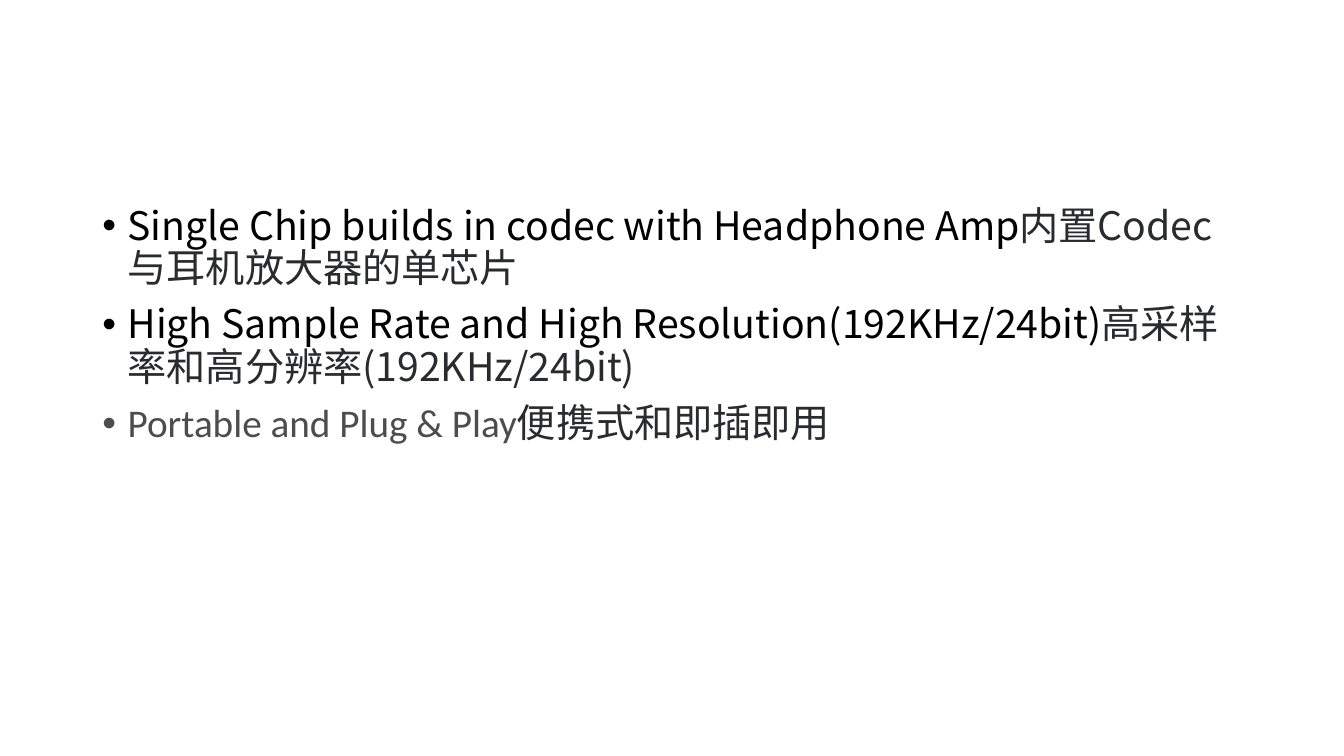
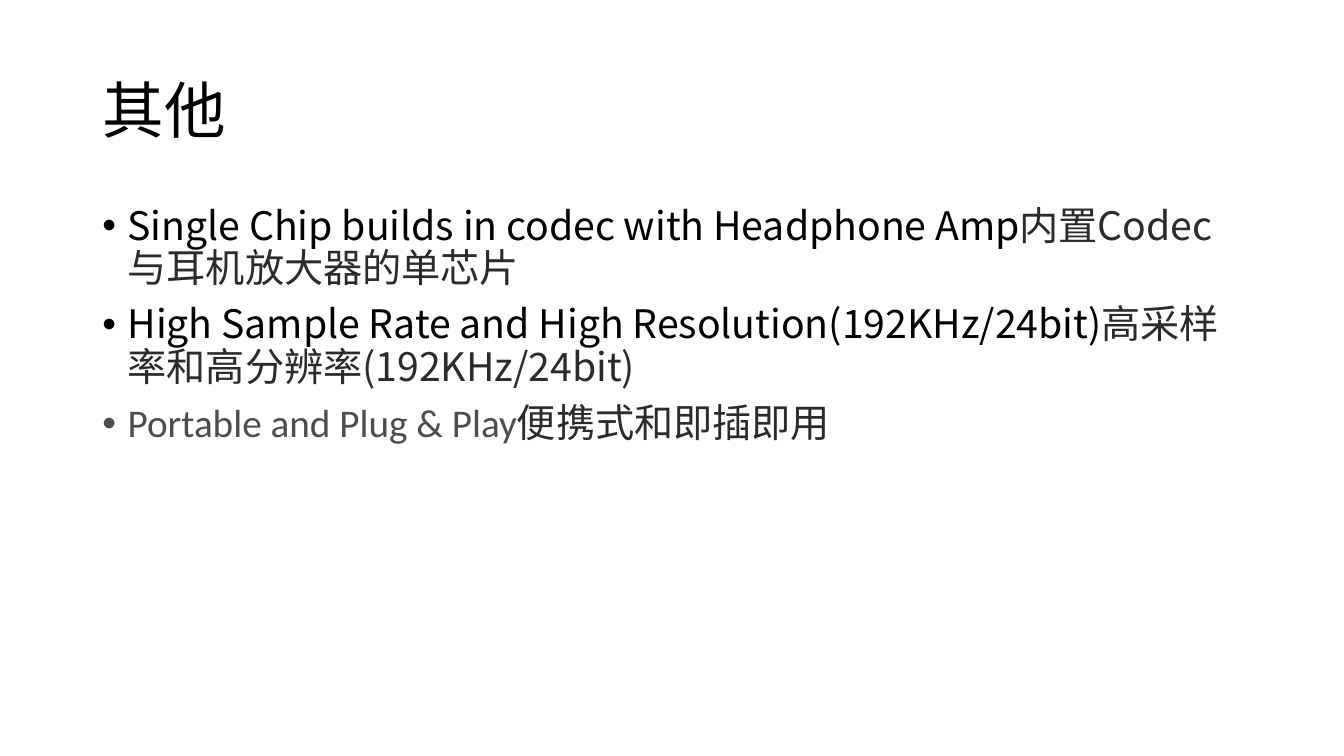
Before and after one commit to rosabai666/soundec, a slide deck: slide 11 of 2023/A0)RoutineWork/2023 工作内容和计划.pptx (slide 6 before the commit). Drawn at 1344x756 pixels with LibreOffice and Linux fonts; fonts in the diff are those of the drawing. Boxes give left, top, right and bottom in pixels: in the first picture for what was removed or moved away, otherwise in the second. Text is boxed around its words. In the diff, an @@ line names an element or a change of style, - is before the commit and + after.

```diff
--- a/2023/A0)RoutineWork/2023 工作内容和计划.pptx
+++ b/2023/A0)RoutineWork/2023 工作内容和计划.pptx
@@ title added at (102, 81, 225, 138), 44 pt, text #000000 @@
+其他
```
Also in this commit, not shown: 2 other slides changed, 2 slides added, 4 slides removed.
